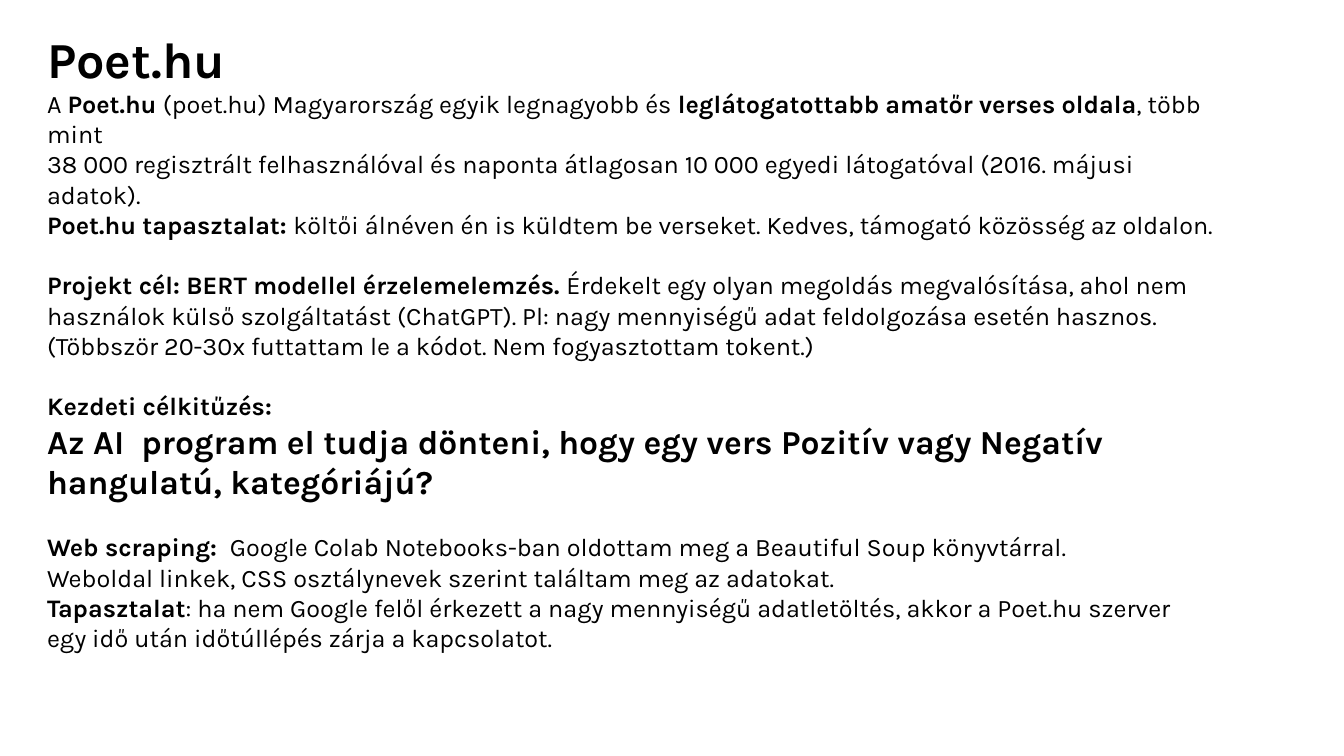
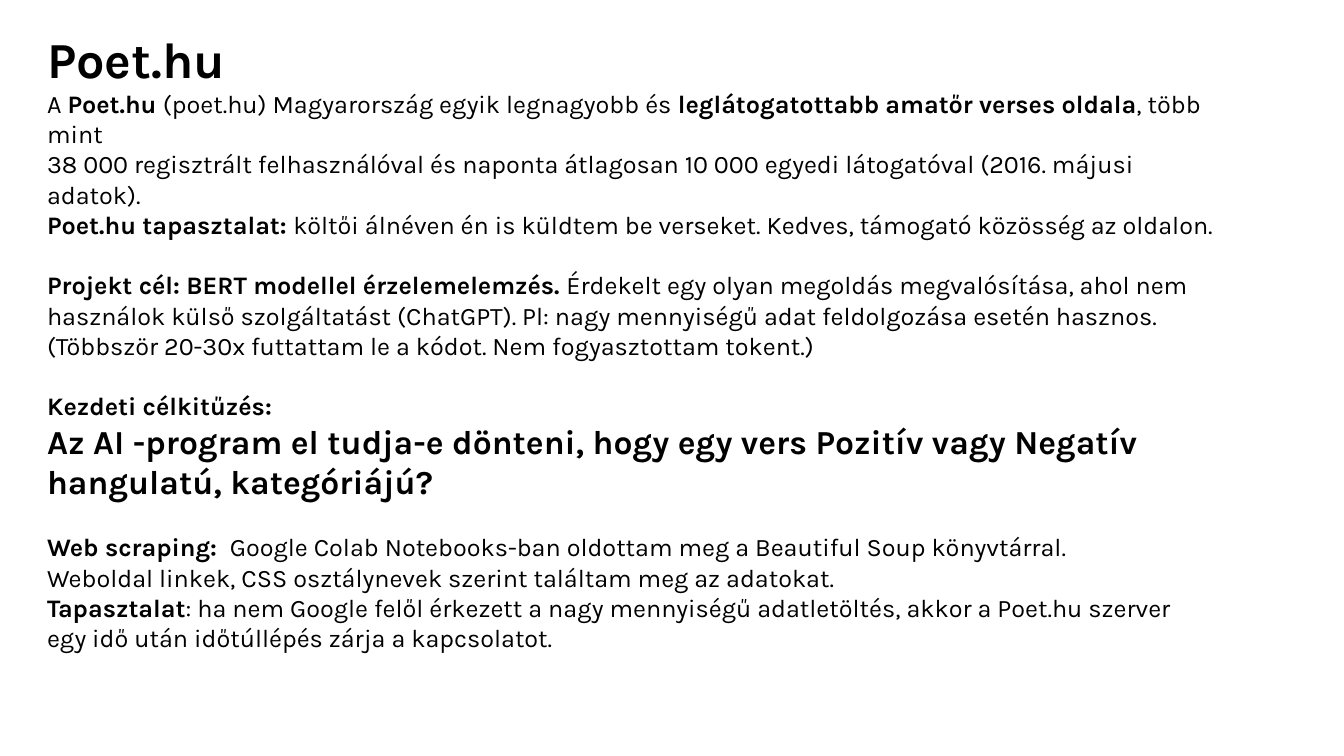
Before and after one commit to minorharpman/erzelemelemzes, a slide deck: slide 2 of Erzelemelemzes.pptx. Drawn at 1344x756 pixels with LibreOffice and Linux fonts; fonts in the diff are those of the drawing. Boxes give left, top, right and bottom in pixels: in the first picture for what was removed or moved away, otherwise in the second. Text is boxed around its words. In the diff, an @@ line names an element or a change of style, - is before the commit and + after.

```diff
--- a/Erzelemelemzes.pptx
+++ b/Erzelemelemzes.pptx
@@ text at <box>47,427,1137,503</box>: text changed @@
-Az AI program el tudja dönteni, hogy egy vers Pozitív vagy Negatív hangulatú, kategóriájú?
+Az AI -program el tudja-e dönteni, hogy egy vers Pozitív vagy Negatív hangulatú, kategóriájú?
```
Also in this commit, not shown: 5 other slides changed, 3 slides added, 1 other file.
